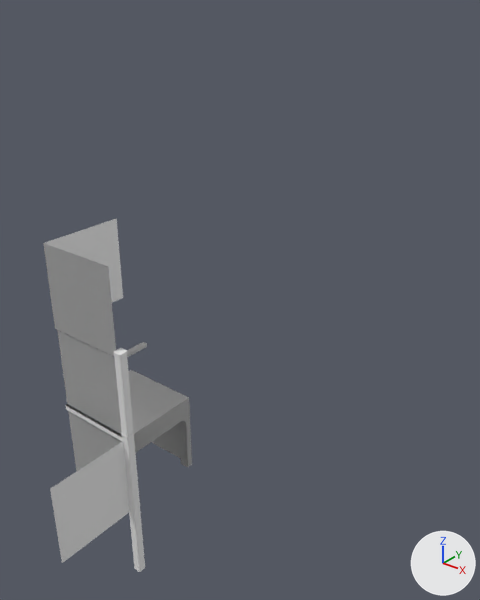
Renders of the glTF model assets/scene/merged-meshes/-1_-1_0_MI_WGS_01.gltf from each side of a commit.
Both versions are drawn from a camera (50 mm lens) standing at (14.0, -6.4, 27.4) and looking at (-5.1, 17.4, 12.6). Every picture has the same lights, and +X, +Y and +Z are marked at lower right. Vertices at the same position are counted once.
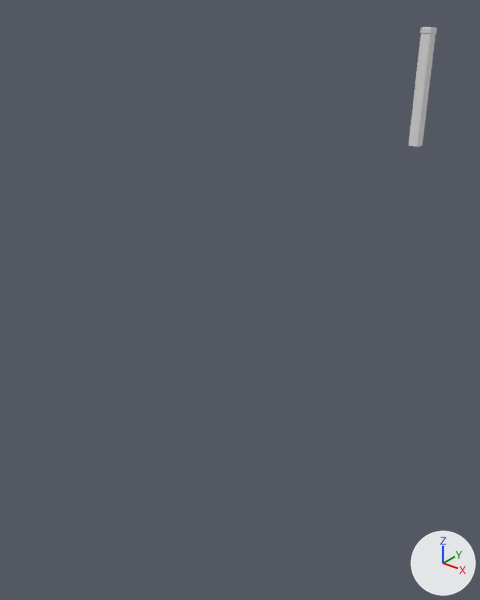
Boxes [x1, y1, x2, y2] around the edits, measured in the pictures (480 x 600 px; the box of a moved part takes in the faces that stretch with it):
'Mesh', reshaped (81% narrower, 66% shorter)
    before: [43, 218, 192, 572]
    after: [409, 27, 437, 147]
part 1 of me_1__1_0_mi_wgs_01, moved or reshaped
    before: [113, 348, 128, 358]
    after: [420, 27, 437, 34]
part 2 of me_1__1_0_mi_wgs_01, moved or reshaped
    before: [114, 355, 134, 436]
    after: [409, 33, 436, 147]
part 3 of me_1__1_0_mi_wgs_01, deleted
    before: [43, 218, 192, 572]

Diff of the bpy script that builds the scene:
```diff
--- a/assets/scene/merged-meshes/-1_-1_0_MI_WGS_01.gltf.py
+++ b/assets/scene/merged-meshes/-1_-1_0_MI_WGS_01.gltf.py
@@ me_1__1_0_mi_wgs_01 @@
 # used by ob_mesh; location = (0.0, 0.0, 0.0)
-me_1__1_0_mi_wgs_01.from_pydata(...)  # 467 vertices, 742 faces; spans x -14.1..-8.6, y 7.5..17.5, z -4.5..15.1
+me_1__1_0_mi_wgs_01.from_pydata(...)  # 88 vertices, 140 faces; spans x 0.9..1.4, y 22.2..22.8, z 20.5..25.5
+# me_1__1_0_mi_wgs_01 part 1: the loose piece of 56 vertices spanning x -9.1..-8.6, y 12.2..12.8, z 10.3..10.5 is moved by (10.0, 10.0, 15.0)
+# me_1__1_0_mi_wgs_01 part 2: the loose piece of 32 vertices spanning x -9.1..-8.6, y 12.2..12.8, z 5.5..10.5 is moved by (10.0, 10.0, 15.0)
+# me_1__1_0_mi_wgs_01 part 3: 11 loose pieces with 379 vertices, spanning x -14.1..-8.6, y 7.5..17.5, z -4.5..15.1, are deleted
```
